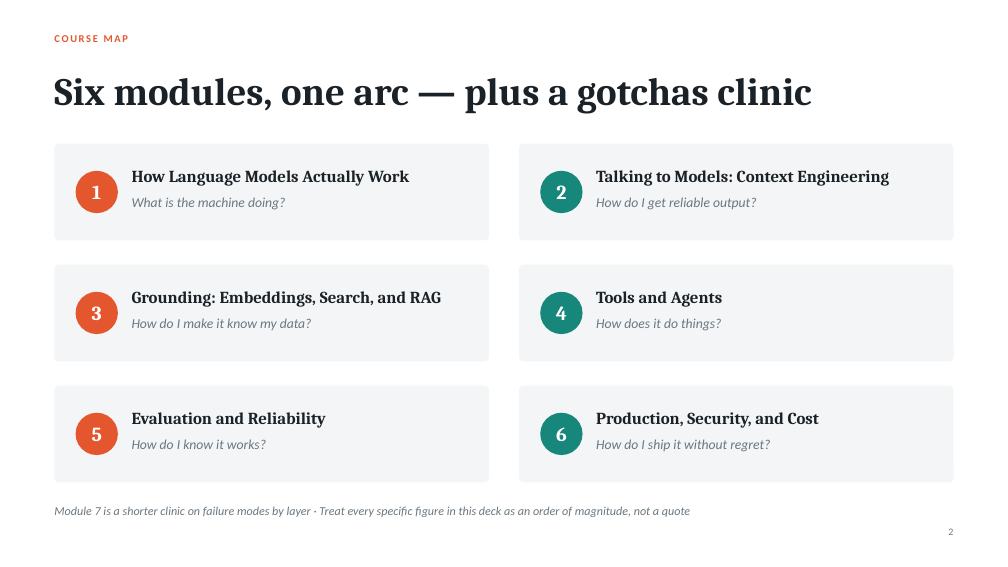
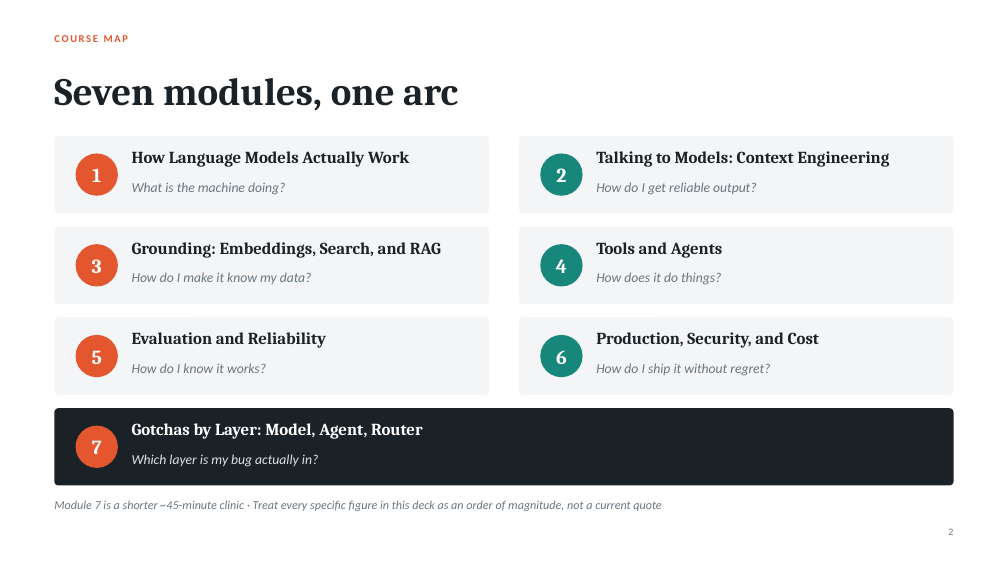
Before and after one commit to RickZee/ai-workshop, a slide deck: slide 2 of presentation/ai-foundations-for-engineers.pptx. Drawn at 1008x567 pixels with LibreOffice and Linux fonts; fonts in the diff are those of the drawing. Boxes give left, top, right and bottom in pixels: in the first picture for what was removed or moved away, otherwise in the second. Text is boxed around its words. In the diff, an @@ line names an element or a change of style, - is before the commit and + after.

Commit message:
Added gotchas

```diff
--- a/presentation/ai-foundations-for-engineers.pptx
+++ b/presentation/ai-foundations-for-engineers.pptx
@@ text at (x1=54, y1=78, x2=458, y2=111): text changed @@
-Six modules, one arc — plus a gotchas clinic
+Seven modules, one arc
@@ rounded rectangle resized from (x1=54, y1=144, x2=489, y2=240) to (x1=54, y1=136, x2=489, y2=213) @@
@@ rounded rectangle resized from (x1=520, y1=144, x2=954, y2=240) to (x1=520, y1=136, x2=954, y2=213) @@
@@ 6 texts, 2 ellipses moved together from (x1=76, y1=170, x2=889, y2=213) to (x1=76, y1=151, x2=890, y2=196) @@
@@ rounded rectangle resized from (x1=54, y1=265, x2=489, y2=361) to (x1=54, y1=227, x2=489, y2=304) @@
@@ rounded rectangle resized from (x1=520, y1=265, x2=954, y2=361) to (x1=520, y1=227, x2=954, y2=304) @@
@@ 2 texts, 2 ellipses moved together from (x1=76, y1=292, x2=583, y2=334) to (x1=76, y1=244, x2=583, y2=287) @@
@@ 4 texts moved together from (x1=132, y1=291, x2=723, y2=331) to (x1=132, y1=242, x2=723, y2=285) @@
@@ rounded rectangle resized from (x1=54, y1=386, x2=489, y2=482) to (x1=54, y1=318, x2=489, y2=395) @@
@@ proportions changed in 6 elements at (x1=54, y1=136, x2=489, y2=213), (x1=520, y1=136, x2=954, y2=213), (x1=54, y1=227, x2=489, y2=304), (x1=520, y1=227, x2=954, y2=304), (x1=54, y1=318, x2=489, y2=395), (x1=520, y1=318, x2=954, y2=395) @@
@@ rounded rectangle resized from (x1=520, y1=386, x2=954, y2=482) to (x1=520, y1=318, x2=954, y2=395) @@
@@ 2 texts, 2 ellipses moved together from (x1=76, y1=413, x2=583, y2=455) to (x1=76, y1=335, x2=583, y2=377) @@
@@ 4 texts moved together from (x1=132, y1=412, x2=820, y2=452) to (x1=132, y1=332, x2=820, y2=375) @@
@@ rounded rectangle added at (x1=54, y1=408, x2=954, y2=485), fill #1B2227 @@
@@ ellipse added at (x1=76, y1=426, x2=118, y2=468), fill #E4572E @@
@@ text added at (x1=92, y1=440, x2=102, y2=454), 19 pt, text #FFFFFF, bold @@
+7
@@ text added at (x1=132, y1=423, x2=423, y2=439), 16 pt, text #FFFFFF, bold @@
+Gotchas by Layer: Model, Agent, Router
@@ text added at (x1=132, y1=454, x2=318, y2=467), 13 pt, text #DCE3E6, italic @@
+Which layer is my bug actually in?
@@ vertical alignment middle to top in 7 elements at (x1=132, y1=151, x2=409, y2=167), (x1=596, y1=151, x2=890, y2=167), (x1=132, y1=242, x2=441, y2=258), (x1=596, y1=242, x2=723, y2=258), (x1=132, y1=332, x2=326, y2=348), (x1=596, y1=332, x2=820, y2=348), (x1=54, y1=500, x2=661, y2=511) @@
@@ text at (x1=54, y1=500, x2=661, y2=511): text changed @@
-Module 7 is a shorter clinic on failure modes by layer · Treat every specific figure in this deck as an order of magnitude, not a quote
+Module 7 is a shorter ~45-minute clinic · Treat every specific figure in this deck as an order of magnitude, not a current quote
```
Also in this commit, not shown: 1 other slide changed, 1 other file.
